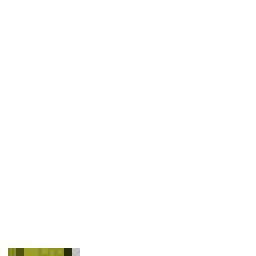
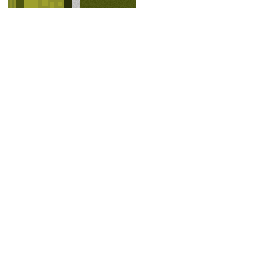
Revision of a layered (256, 256) image; what changed, layer by layer:
renamed "Layer 30" to "Layer 39", opacity 100% → 1%, painted on it over [8, 0, 136, 256]
added layer "Layer 38" over [8, 0, 136, 8]
